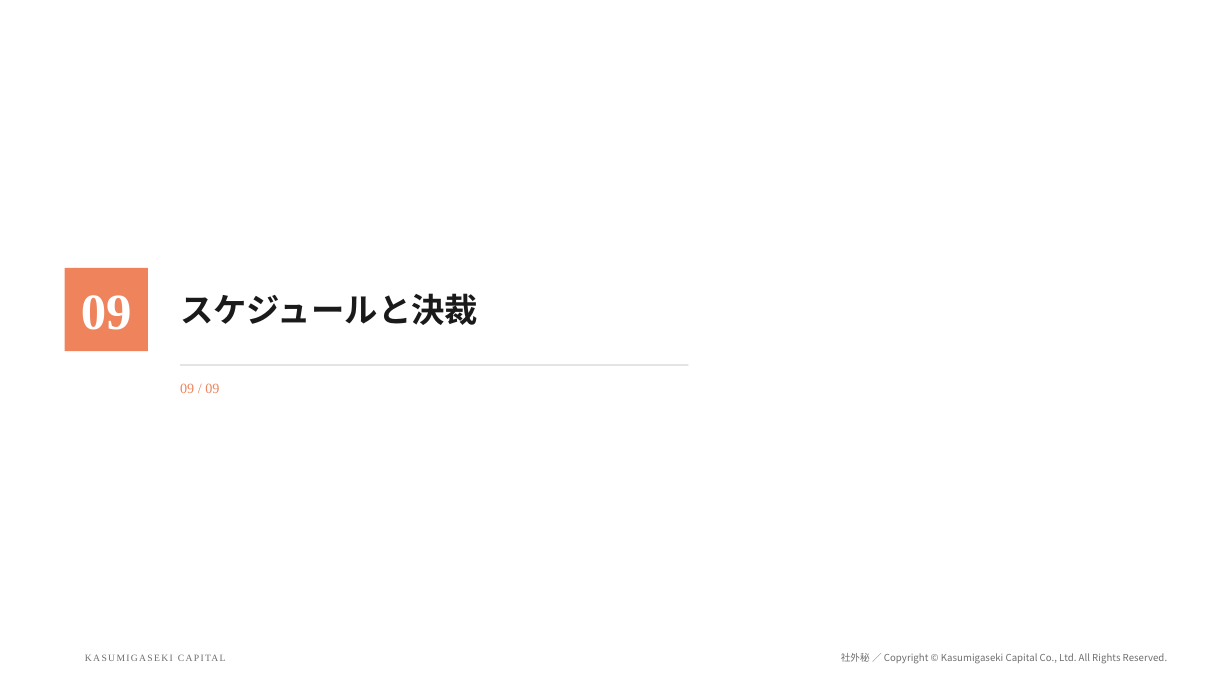
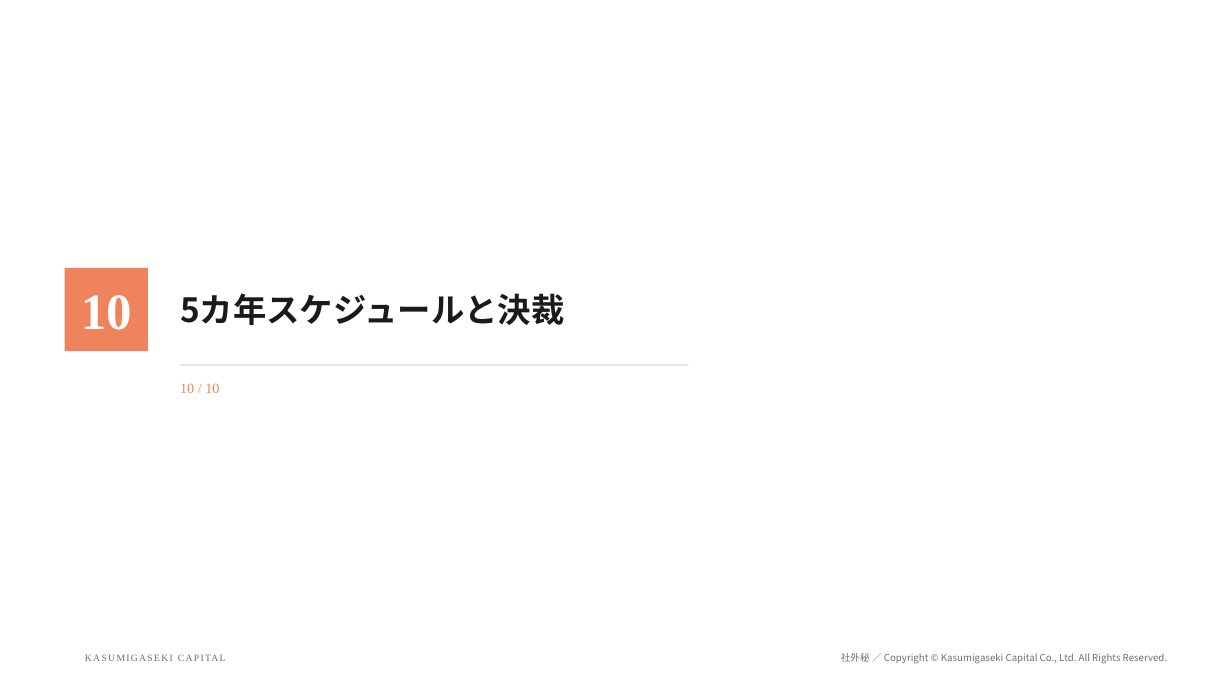
Before and after one commit to Kanta02cer/hotel-simulation, a slide deck: slide 27 of slides/nlcs-kobe-sto/NLCS神戸STO_KC参画稟議.pptx (slide 24 before the commit). Drawn at 1232x693 pixels with LibreOffice and Linux fonts; fonts in the diff are those of the drawing; background and template pictures are left out. Boxes give left, top, right and bottom in pixels: in the first picture for what was removed or moved away, otherwise in the second. Text is boxed around its words. In the diff, an @@ line names an element or a change of style, - is before the commit and + after.

```diff
--- a/slides/nlcs-kobe-sto/NLCS神戸STO_KC参画稟議.pptx
+++ b/slides/nlcs-kobe-sto/NLCS神戸STO_KC参画稟議.pptx
@@ text at [81,295,132,330]: text changed @@
-09
+10
@@ text at [180,293,565,325]: text changed @@
-スケジュールと決裁
+5カ年スケジュールと決裁
@@ text at [180,383,219,393]: text changed @@
-09 / 09
+10 / 10
```
Also in this commit, not shown: 15 other slides changed, 4 slides added, 1 other file.
